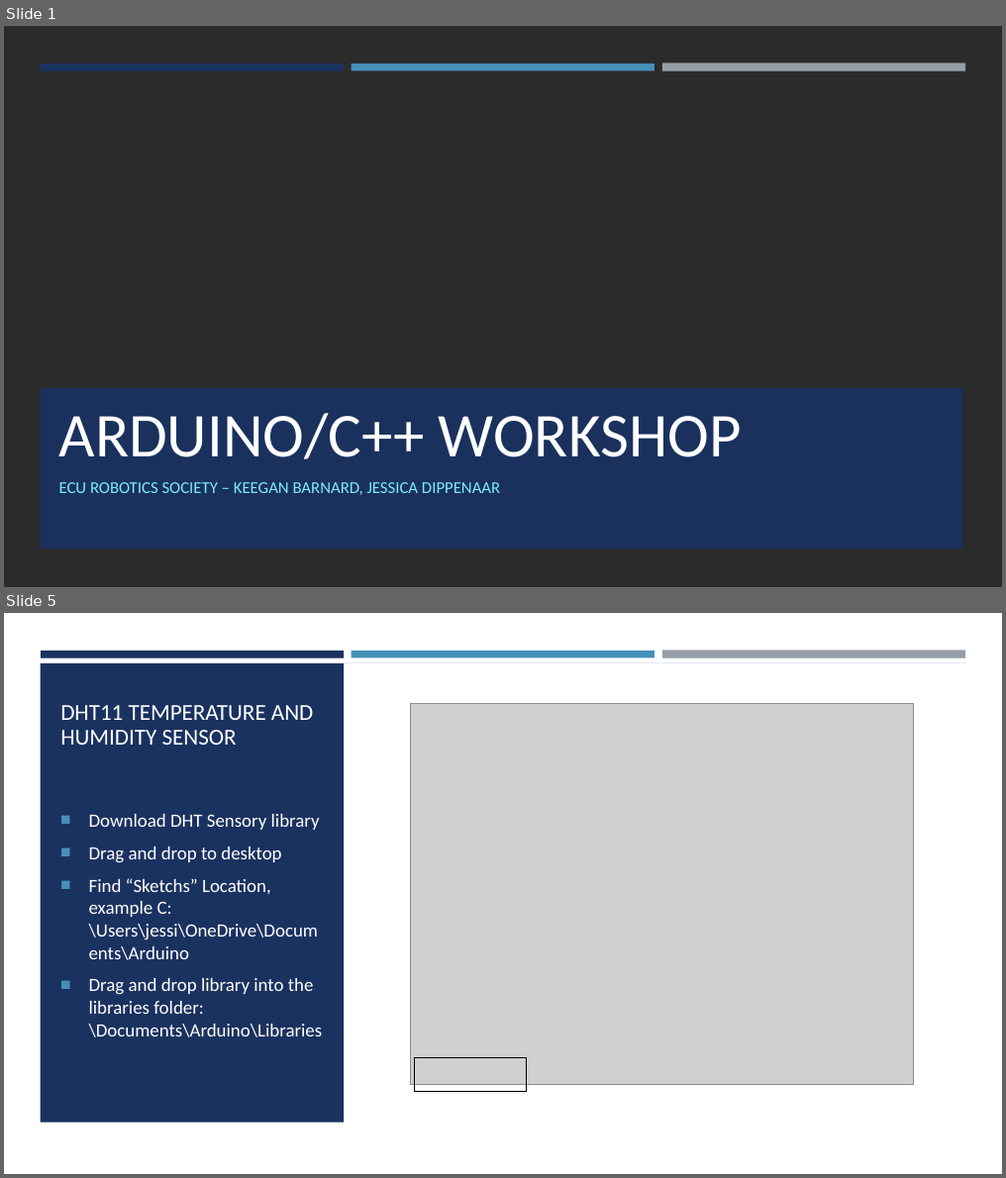
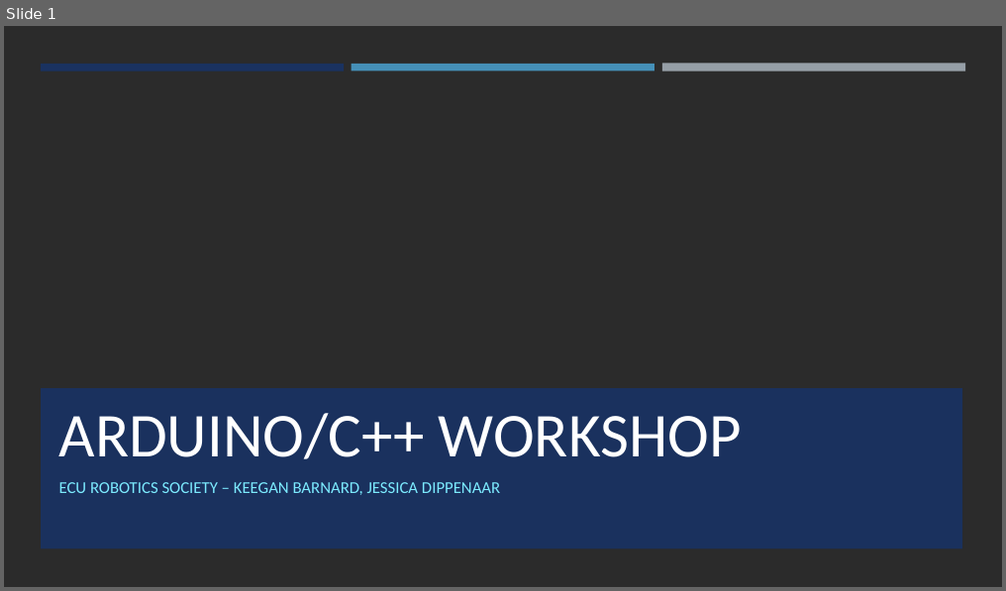
Before and after one commit to ECURobotics/Arduino_Workshop, a slide deck: Thursday/Arduino Workshop (Thursday).pptx. Shown one above the other, each under a label of ours: slides 1 and 5 before the commit, slide 1 after it; the slides between them are not shown. The pictures are 1006x1178 and 1006x591 pixels, drawn with LibreOffice and Linux fonts; fonts in the diff are those of the drawing; grey boxes stand for pictures; background and template pictures are left out; a plain dark background stands for a picture behind light text. Boxes give left, top, right and bottom in pixels: in the first picture for what was removed or moved away, otherwise in the second. Text is boxed around its words. In the diff, an @@ line names an element or a change of style, - is before the commit and + after.

```diff
--- a/Thursday/Arduino Workshop (Thursday).pptx
+++ b/Thursday/Arduino Workshop (Thursday).pptx
@@ slide 5 removed at (4,613,1002,1174), background #FFFFFF @@
@@ rectangle removed at (4,663,1002,1174) @@
@@ rectangle removed at (40,663,966,761) @@
@@ rectangle removed at (40,663,344,1123) @@
@@ rectangle removed at (41,651,344,658) @@
@@ rectangle removed at (351,651,654,658) @@
@@ rectangle removed at (662,651,965,659) @@
@@ title removed at (60,705,313,745) @@
-DHT11 TEMPERATURE AND HUMIDITY SENSOR
@@ picture removed at (411,704,914,1085) @@
@@ text removed at (89,814,323,1038) @@
-■ Download DHT Sensory library
-■ Drag and drop to desktop
-■ Find “Sketchs” Location, example C:\Users\jessi\OneDrive\Documents\Arduino
-■ Drag and drop library into the libraries folder: \Documents\Arduino\Libraries
@@ rectangle removed at (414,1059,527,1092) @@
```
Also in this commit, not shown: 2 slides changed, 2 slides added, 4 other slides removed, 13 other files.
